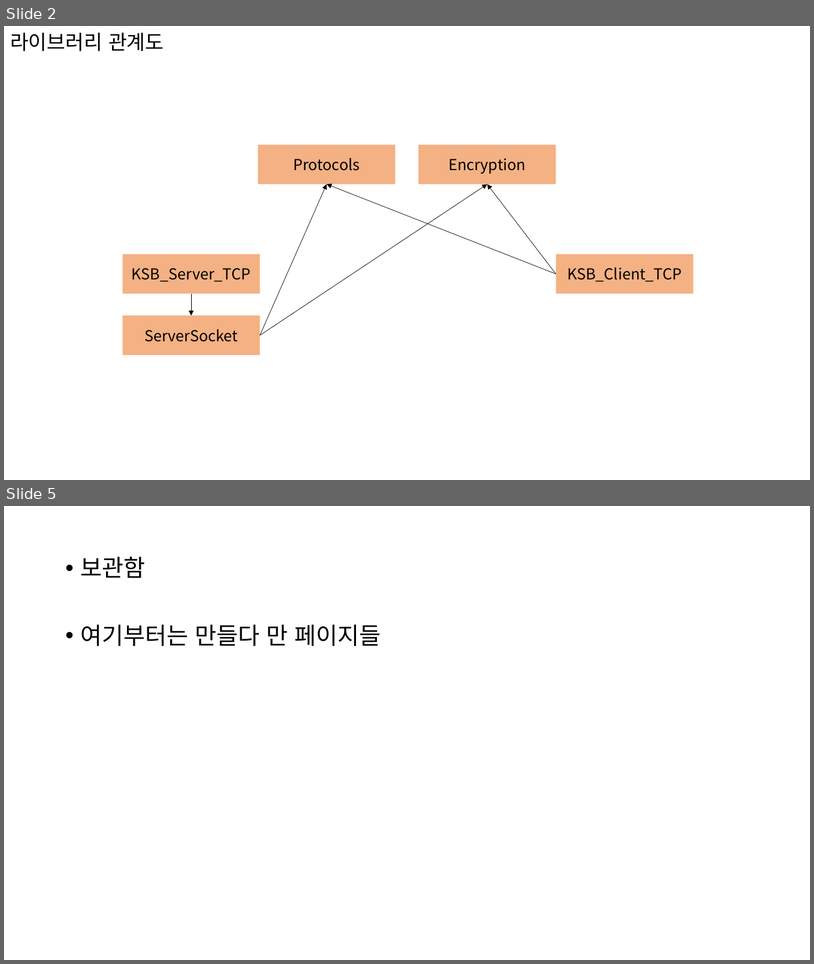
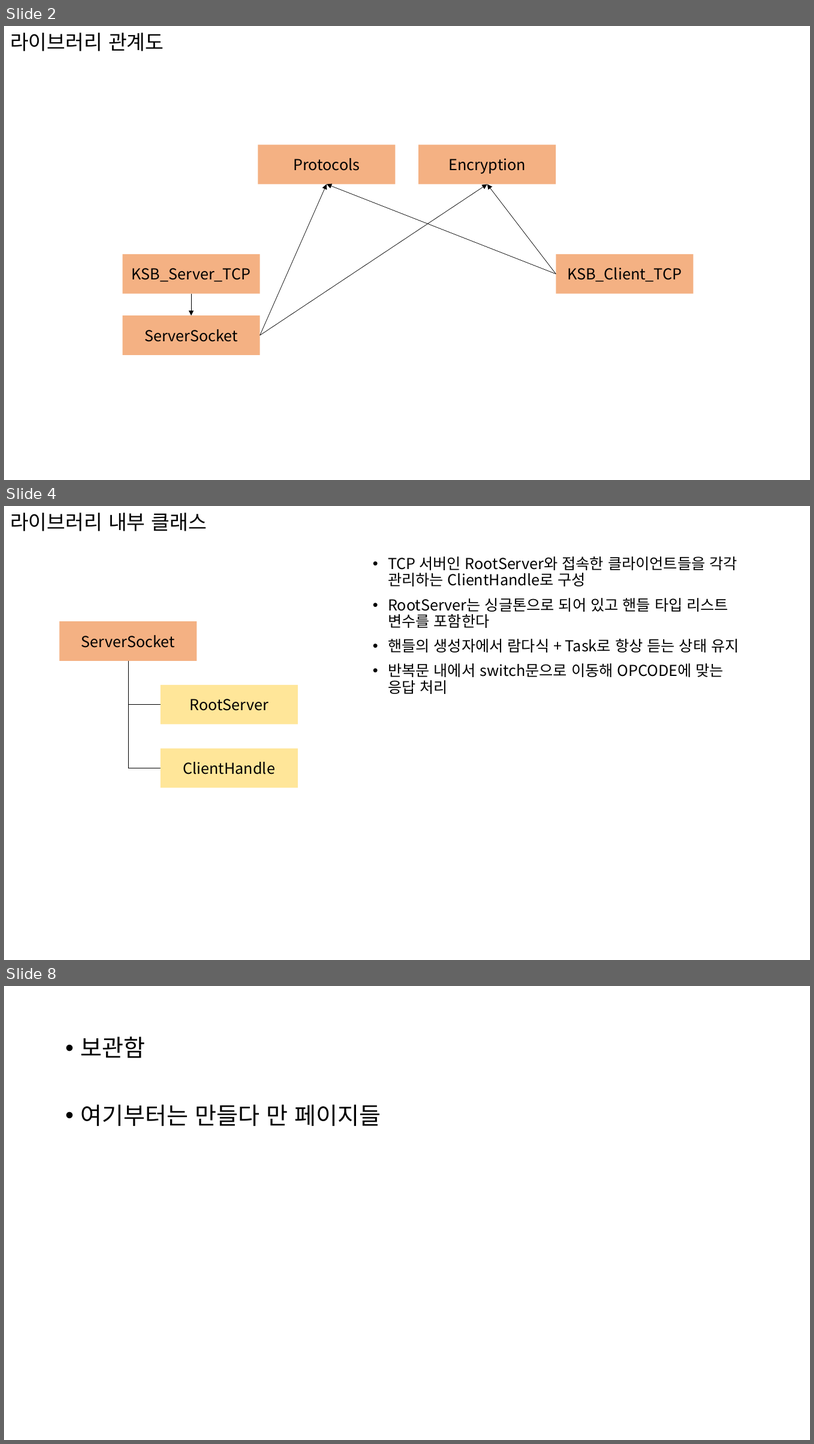
Before and after one commit to rlatjrqja/Server3, a slide deck: 서버프로그래밍.pptx. Shown one above the other, each under a label of ours: slides 2 and 5 before the commit, slides 2, 4 and 8 after it; the slides between them are not shown. The pictures are 814x964 and 814x1444 pixels, drawn with LibreOffice and Linux fonts; fonts in the diff are those of the drawing. Boxes give left, top, right and bottom in pixels: in the first picture for what was removed or moved away, otherwise in the second. Text is boxed around its words. In the diff, an @@ line names an element or a change of style, - is before the commit and + after.

```diff
--- a/서버프로그래밍.pptx
+++ b/서버프로그래밍.pptx
@@ slide 4 added at bbox=[4, 506, 810, 960], background #FFFFFF @@
@@ title added at bbox=[10, 513, 207, 531], 24 pt, text #000000 @@
+라이브러리 내부 클래스
@@ text added at bbox=[388, 556, 739, 694], 18 pt, text #000000 @@
+• TCP 서버인 RootServer와 접속한 클라이언트들을 각각 관리하는 ClientHandle로 구성
+• RootServer는 싱글톤으로 되어 있고 핸들 타입 리스트 변수를 포함한다
+• 핸들의 생성자에서 람다식 + Task로 항상 듣는 상태 유지
+• 반복문 내에서 switch문으로 이동해 OPCODE에 맞는 응답 처리
@@ rectangle added at bbox=[60, 622, 197, 661], fill #F4B183, 18 pt, text #000000 @@
+ServerSocket
@@ elbow line added from (128, 661) to (161, 705), #000000 0.5 pt @@
@@ elbow line added from (128, 661) to (161, 768), #000000 0.5 pt @@
@@ rectangle added at bbox=[161, 684, 298, 724], fill #FFE699, 18 pt, text #000000 @@
+RootServer
@@ rectangle added at bbox=[161, 748, 298, 787], fill #FFE699, 18 pt, text #000000 @@
+ClientHandle
@@ what was slide 5 is now slide 8 @@
```
Also in this commit, not shown: 2 slides changed, 2 other slides added.
